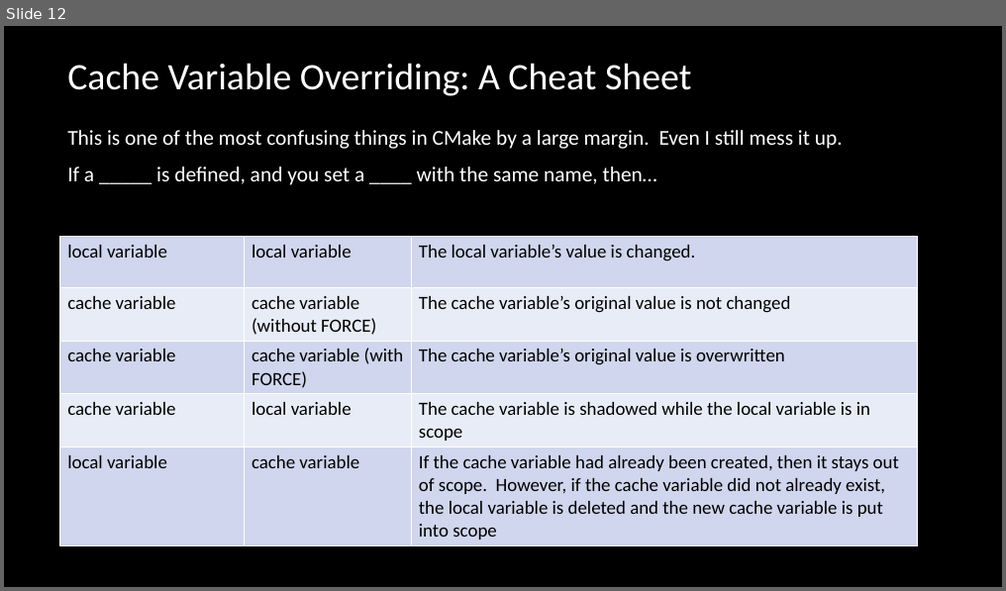
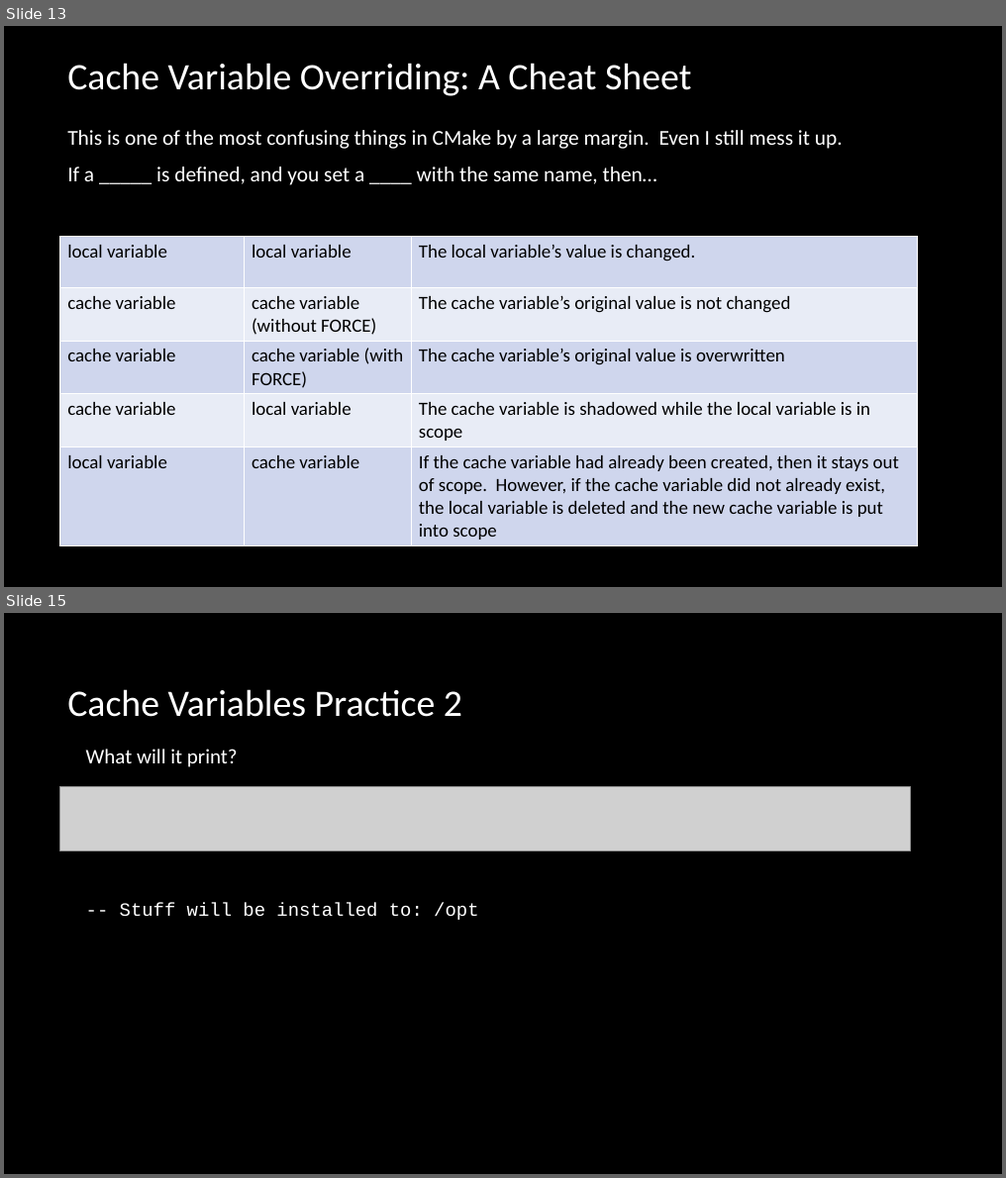
Before and after one commit to multiplemonomials/CMakeTraining, a slide deck: Session 2 - More Advanced CMake.pptx. Shown one above the other, each under a label of ours: slide 12 before the commit, slides 13 and 15 after it; the slides between them are not shown. The pictures are 1006x591 and 1006x1178 pixels, drawn with LibreOffice and Linux fonts; fonts in the diff are those of the drawing; grey boxes stand for pictures; background and template pictures are left out. Boxes give left, top, right and bottom in pixels: in the first picture for what was removed or moved away, otherwise in the second. Text is boxed around its words. In the diff, an @@ line names an element or a change of style, - is before the commit and + after.

```diff
--- a/Session 2 - More Advanced CMake.pptx
+++ b/Session 2 - More Advanced CMake.pptx
@@ slide 15 added at (4, 613, 1002, 1174), background picture (left out) @@
@@ title added at (67, 689, 462, 717), 36 pt, text #FFFFFF @@
+Cache Variables Practice 2
@@ text added at (86, 749, 238, 767), 20 pt, text #FFFFFF @@
+What will it print?
@@ picture added at (60, 786, 911, 851) @@
@@ text added at (120, 902, 478, 920), 18 pt, text #FFFFFF @@
+-- Stuff will be installed to: /opt
@@ what was slide 12 is now slide 13 @@
```
Also in this commit, not shown: 1 slide changed, 3 other slides added, 1 other file.
